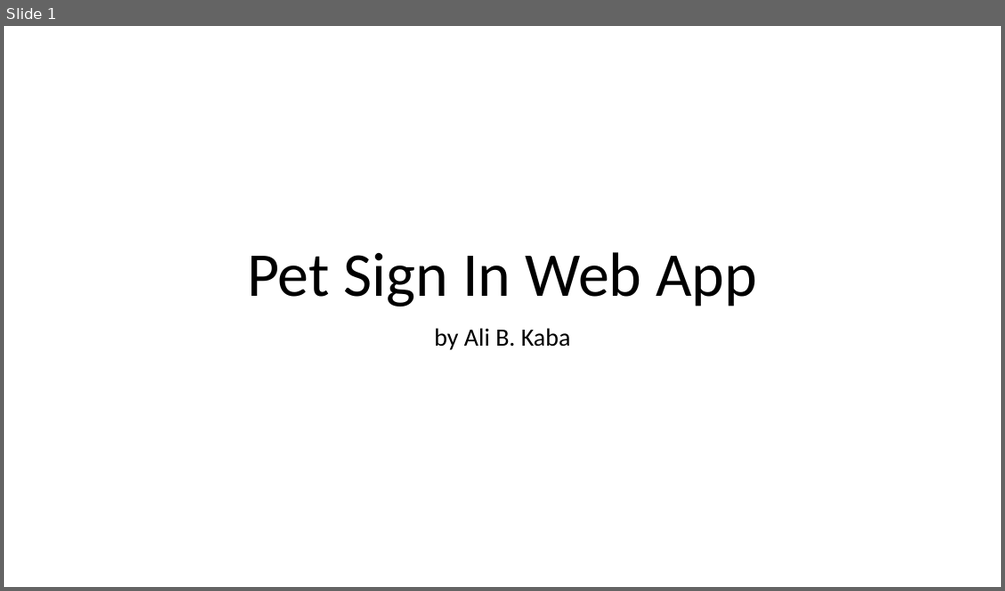
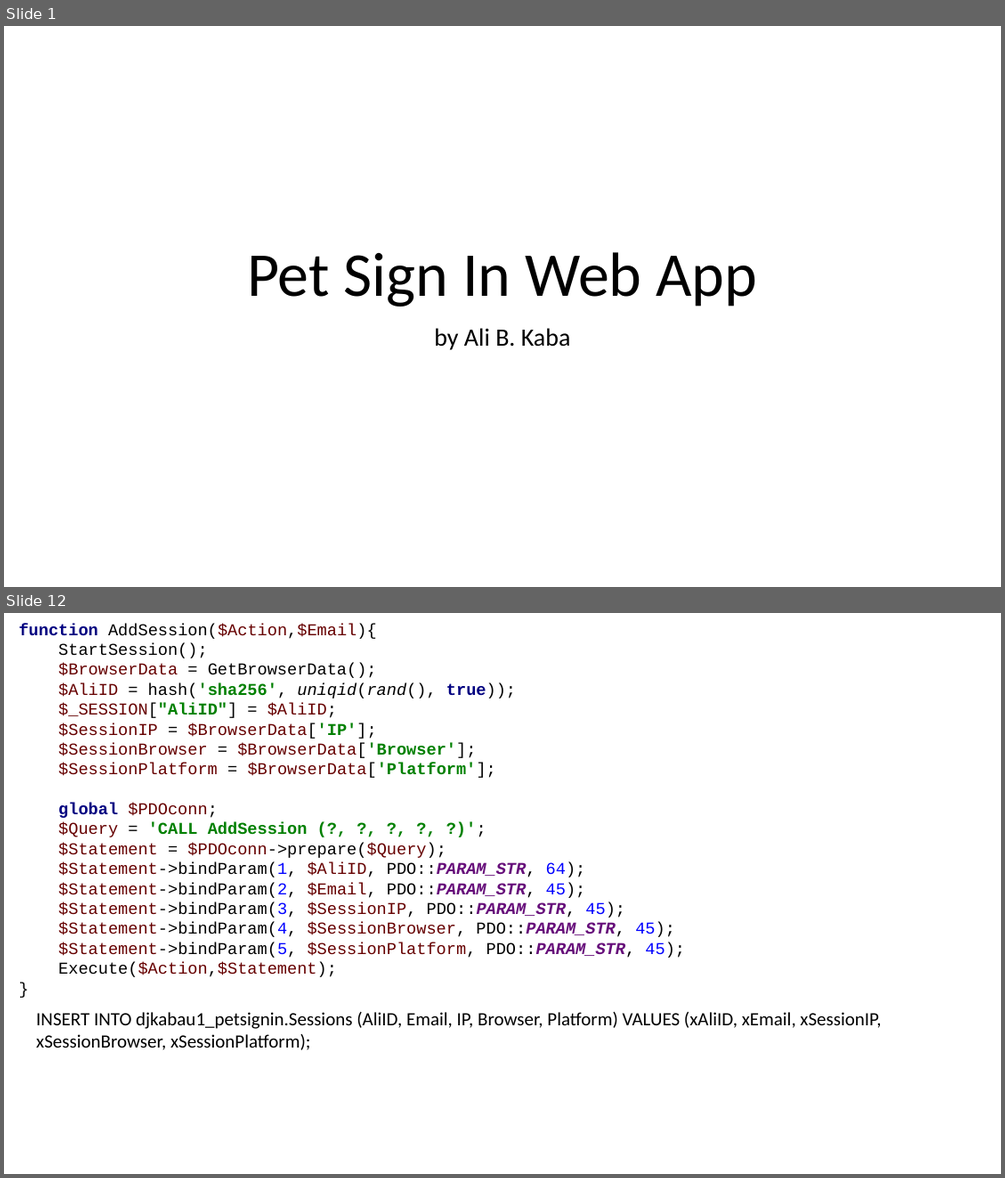
Before and after one commit to alibkaba/Pet_Sign_In_Web_App, a slide deck: doc/Ali_Kaba.pptx. Shown one above the other, each under a label of ours: slide 1 before the commit, slides 1 and 12 after it; the slides between them are not shown. The pictures are 1005x591 and 1005x1178 pixels, drawn with LibreOffice and Linux fonts; fonts in the diff are those of the drawing. Boxes give left, top, right and bottom in pixels: in the first picture for what was removed or moved away, otherwise in the second. Text is boxed around its words. In the diff, an @@ line names an element or a change of style, - is before the commit and + after.

```diff
--- a/doc/Ali_Kaba.pptx
+++ b/doc/Ali_Kaba.pptx
@@ slide 12 added at bbox=[4, 613, 1001, 1174], background #FFFFFF @@
@@ text added at bbox=[19, 624, 685, 977], 16 pt, text #660000 @@
+function AddSession($Action,$Email){
+StartSession();
+$BrowserData = GetBrowserData();
+$AliID = hash('sha256', uniqid(rand(), true));
+$_SESSION["AliID"] = $AliID;
+$SessionIP = $BrowserData['IP'];
+$SessionBrowser = $BrowserData['Browser'];
+$SessionPlatform = $BrowserData['Platform'];
+global $PDOconn;
+$Query = 'CALL AddSession (?, ?, ?, ?, ?)';
+$Statement = $PDOconn->prepare($Query);
+$Statement->bindParam(1, $AliID, PDO::PARAM_STR, 64);
+$Statement->bindParam(2, $Email, PDO::PARAM_STR, 45);
+$Statement->bindParam(3, $SessionIP, PDO::PARAM_STR, 45);
+$Statement->bindParam(4, $SessionBrowser, PDO::PARAM_STR, 45);
+$Statement->bindParam(5, $SessionPlatform, PDO::PARAM_STR, 45);
+Execute($Action,$Statement);
+}
@@ text added at bbox=[36, 1012, 881, 1050], 18 pt, text #000000 @@
+INSERT INTO djkabau1_petsignin.Sessions (AliID, Email, IP, Browser, Platform) VALUES (xAliID, xEmail, xSessionIP, xSessionBrowser, xSessionPlatform);
```
Also in this commit, not shown: 2 slides changed, 13 other slides added, 2 slides removed, 10 other files.
